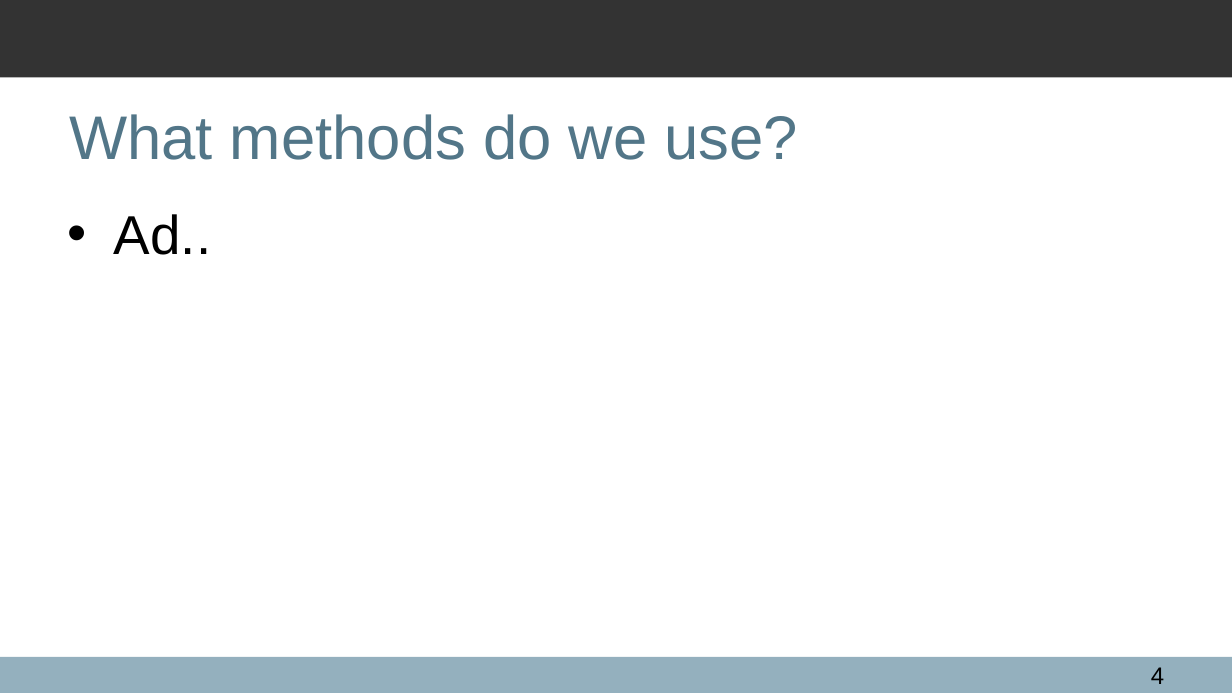
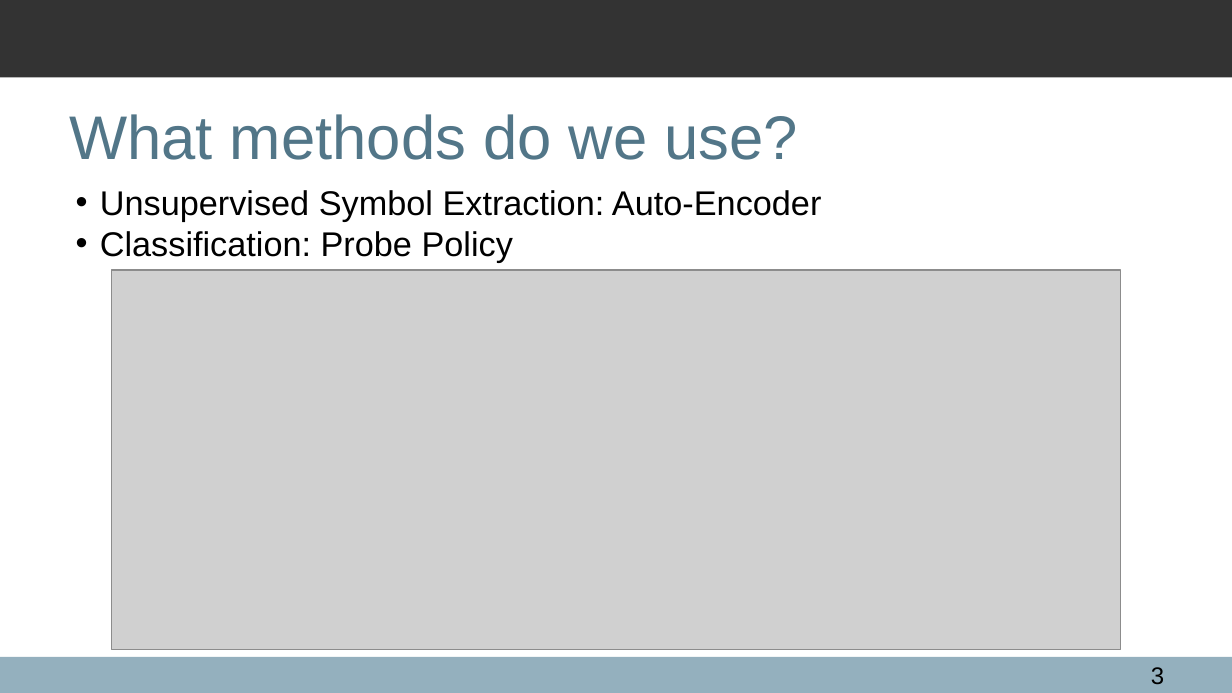
Before and after one commit to zishanqin/Symbolic-transfer, a slide deck: slide 3 of lecture presentation slide.pptx (slide 4 before the commit). Drawn at 1232x693 pixels with LibreOffice and Linux fonts; fonts in the diff are those of the drawing; grey boxes stand for pictures; background and template pictures are left out. Boxes give left, top, right and bottom in pixels: in the first picture for what was removed or moved away, otherwise in the second. Text is boxed around its words. In the diff, an @@ line names an element or a change of style, - is before the commit and + after.

```diff
--- a/lecture presentation slide.pptx
+++ b/lecture presentation slide.pptx
@@ text added at [100,190,821,262], 20 pt, text #000000 @@
+• Unsupervised Symbol Extraction: Auto-Encoder
+• Classification: Probe Policy
@@ text removed at [114,214,211,255] @@
-• Ad..
@@ picture added at [112,270,1121,649] @@
@@ page number at [1151,667,1164,685]: text changed @@
-4
+3
```
Also in this commit, not shown: 1 other slide changed.
